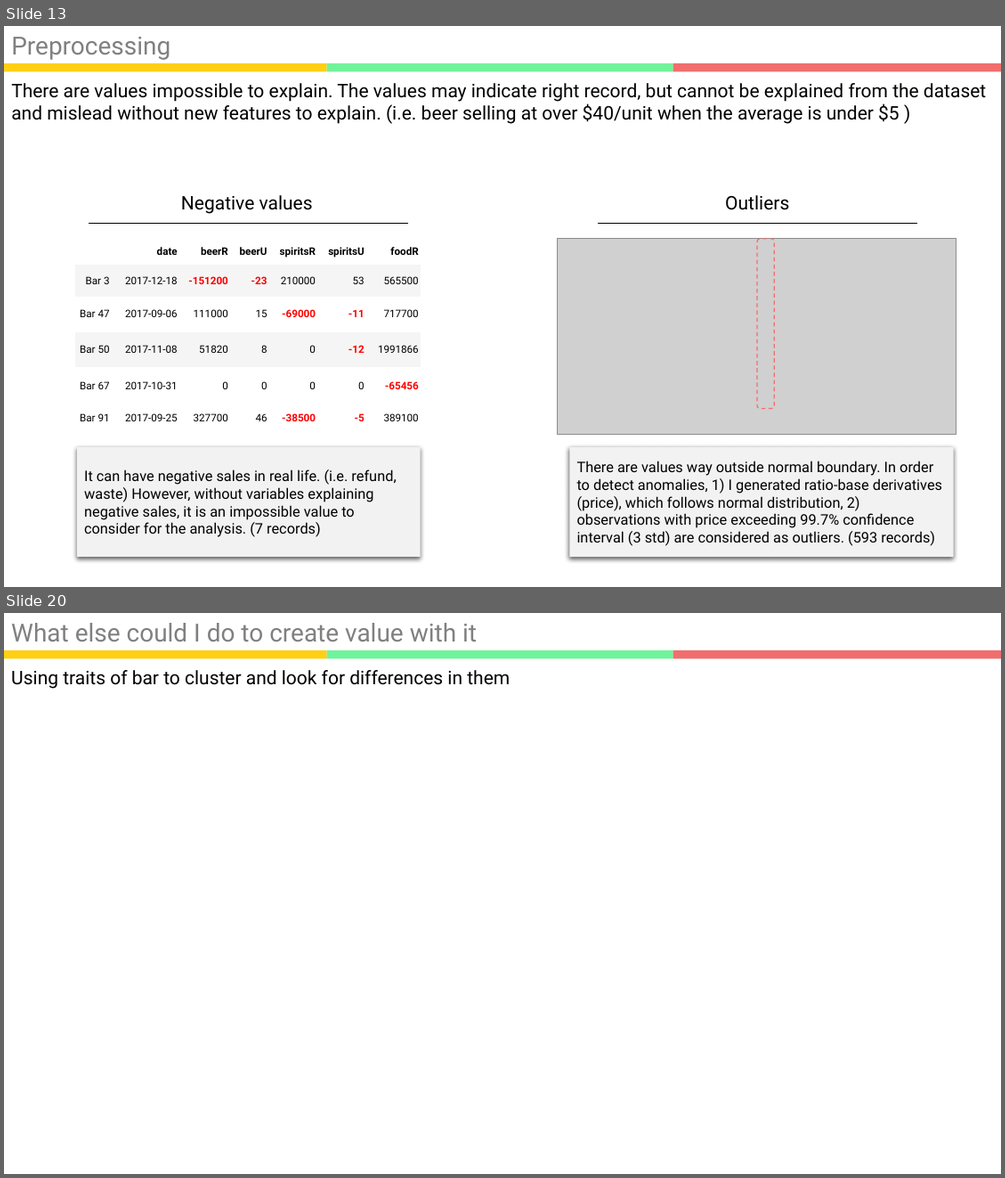
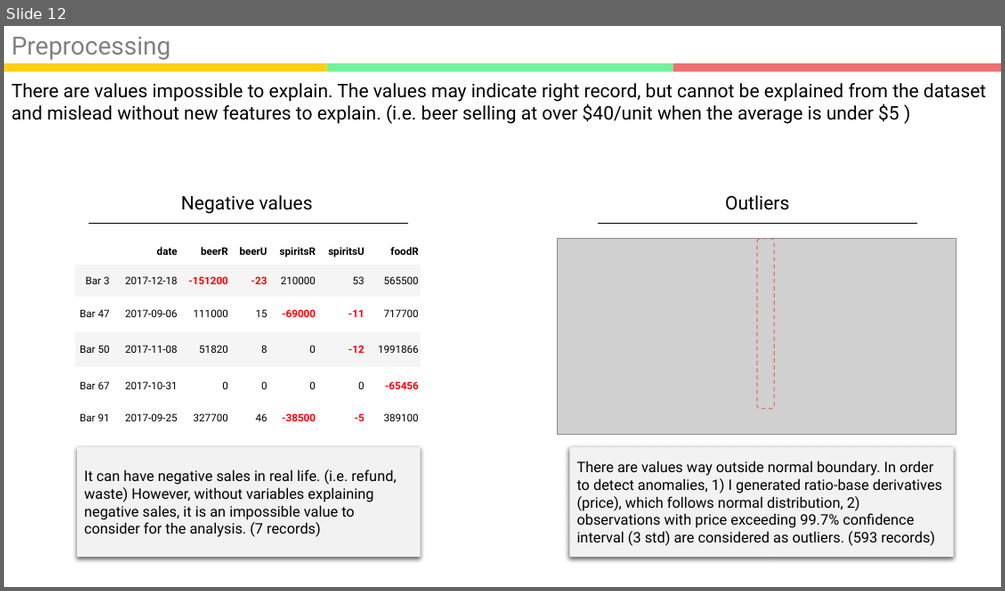
Before and after one commit to kookoowaa/Projects, a slide deck: WB project/Analysis Report.pptx. Shown one above the other, each under a label of ours: slides 13 and 20 before the commit, slide 12 after it; the slides between them are not shown. The pictures are 1005x1178 and 1005x591 pixels, drawn with LibreOffice and Linux fonts; fonts in the diff are those of the drawing; grey boxes stand for pictures. Boxes give left, top, right and bottom in pixels: in the first picture for what was removed or moved away, otherwise in the second. Text is boxed around its words. In the diff, an @@ line names an element or a change of style, - is before the commit and + after.

```diff
--- a/WB project/Analysis Report.pptx
+++ b/WB project/Analysis Report.pptx
@@ slide 20 removed at [4, 613, 1001, 1174], background #FFFFFF; not listed: 3 template elements that a slide beside it also shows @@
@@ text removed at [11, 623, 477, 641] @@
-What else could I do to create value with it
@@ text removed at [11, 670, 510, 689] @@
-Using traits of bar to cluster and look for differences in them
@@ what was slide 13 is now slide 12 @@
```
Also in this commit, not shown: 9 slides changed, 6 slides added, 5 other slides removed, 6 other files.
